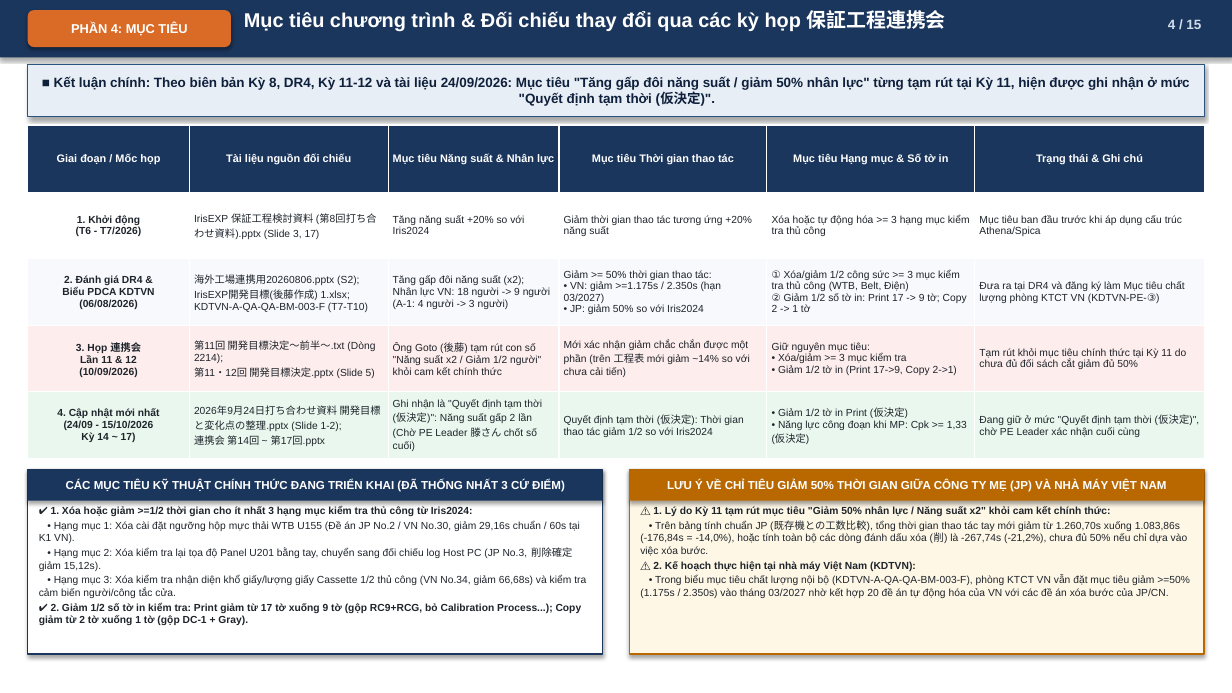
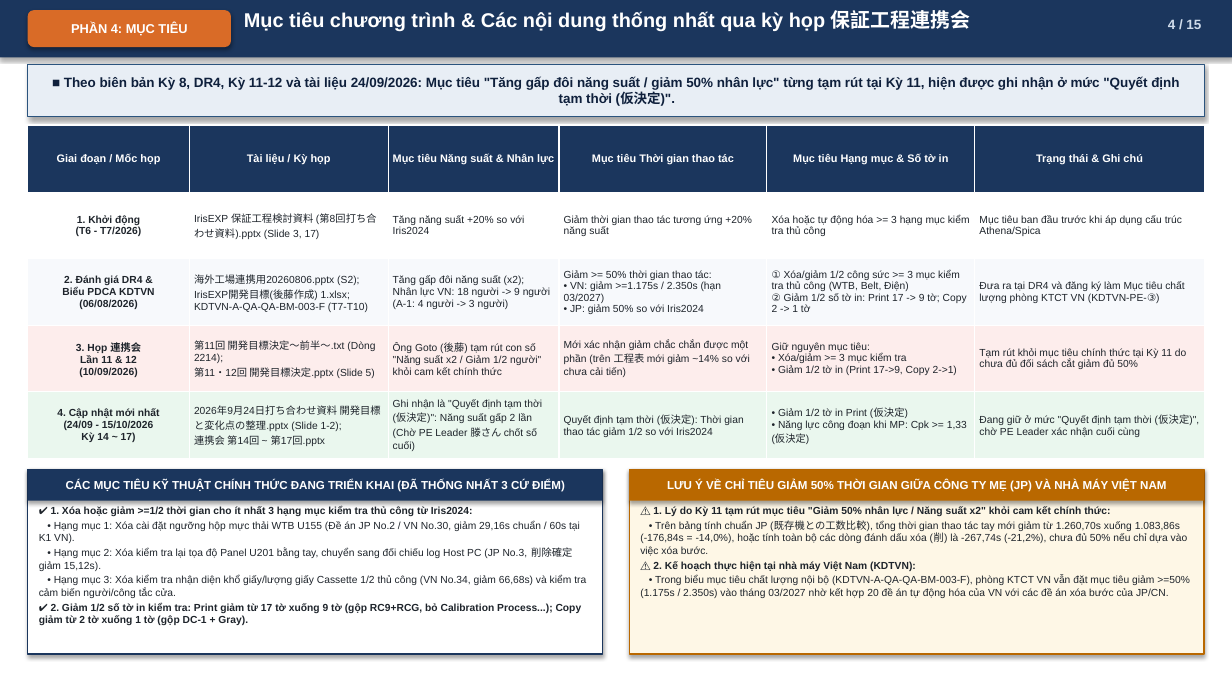
Before and after one commit to Nakazasen/bao_cao_dc_EXPIris, a slide deck: slide 4 of IrisEXP_Bao-cao-de-an-VN.pptx. Drawn at 1232x693 pixels with LibreOffice and Linux fonts; fonts in the diff are those of the drawing. Boxes give left, top, right and bottom in pixels: in the first picture for what was removed or moved away, otherwise in the second. Text is boxed around its words. In the diff, an @@ line names an element or a change of style, - is before the commit and + after.

Commit message:
Remove AI-style meta-labels ('Thuật ngữ gốc Nhật', 'Kết luận chính', row citations) across all slides

```diff
--- a/IrisEXP_Bao-cao-de-an-VN.pptx
+++ b/IrisEXP_Bao-cao-de-an-VN.pptx
@@ text at box(244, 10, 970, 31): text changed @@
-Mục tiêu chương trình & Đối chiếu thay đổi qua các kỳ họp 保証工程連携会
+Mục tiêu chương trình & Các nội dung thống nhất qua kỳ họp 保証工程連携会
@@ text in rectangle at box(64, 77, 1179, 106): text changed @@
-■ Kết luận chính: Theo biên bản Kỳ 8, DR4, Kỳ 11-12 và tài liệu 24/09/2026: Mục tiêu "Tăng gấp đôi năng suất / giảm 50% nhân lực" từng tạm rút tại Kỳ 11, hiện được ghi nhận ở mức "Quyết định tạm thời (仮決定)".
+■ Theo biên bản Kỳ 8, DR4, Kỳ 11-12 và tài liệu 24/09/2026: Mục tiêu "Tăng gấp đôi năng suất / giảm 50% nhân lực" từng tạm rút tại Kỳ 11, hiện được ghi nhận ở mức "Quyết định tạm thời (仮決定)".
@@ table at box(28, 126, 1204, 458) @@
-row 1, column 2: Tài liệu nguồn đối chiếu
+row 1, column 2: Tài liệu / Kỳ họp
```
Also in this commit, not shown: 13 other slides changed, 2 other files.
